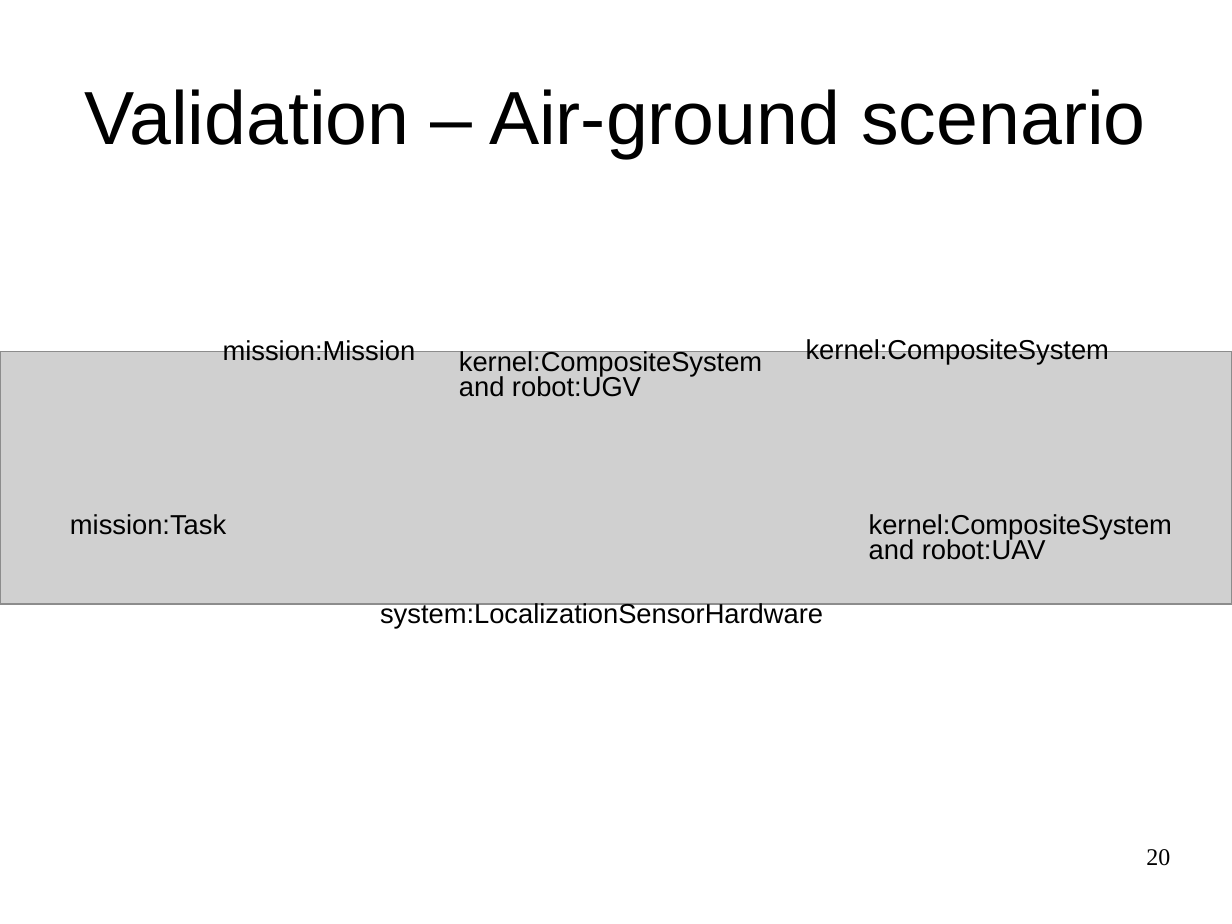
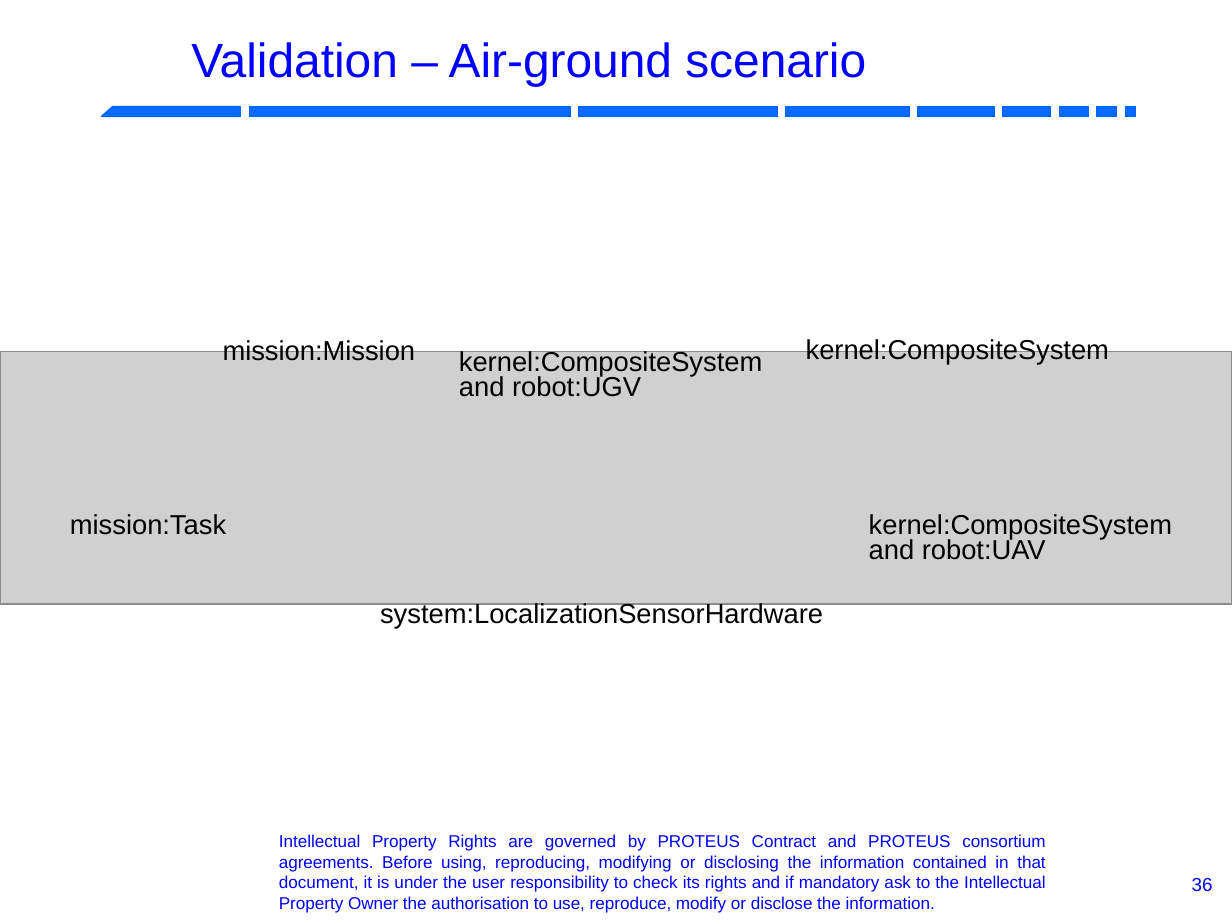
Before and after one commit to RobotML/RobotML, a slide deck: slide 36 of Ontologies/ORA/Meetings/20131103-IROS-Tokyo/R4.1.6-P5.9-ARoboticOntology.odp (slide 20 before the commit). Drawn at 1232x924 pixels with LibreOffice and Linux fonts; fonts in the diff are those of the drawing; grey boxes stand for pictures; background and template pictures are left out. Boxes give left, top, right and bottom in pixels: in the first picture for what was removed or moved away, otherwise in the second. Text is boxed around its words. In the diff, an @@ line names an element or a change of style, - is before the commit and + after.

```diff
--- a/Ontologies/ORA/Meetings/20131103-IROS-Tokyo/R4.1.6-P5.9-ARoboticOntology.odp
+++ b/Ontologies/ORA/Meetings/20131103-IROS-Tokyo/R4.1.6-P5.9-ARoboticOntology.odp
@@ title "Validation – Air-ground scenario": place and size @@
-title "Validation – Air-ground scenario" at <box>85,89,1145,158</box>
+title "Validation – Air-ground scenario" at <box>191,42,866,86</box>
@@ title "Validation – Air-ground scenario" at <box>191,42,866,86</box>: size 44 to 28 pt, text colour #000000 to #0000FF @@
@@ group added at <box>102,107,1136,117</box>: 8 rectangles, 1 freeform shape @@
@@ text added at <box>279,834,1046,913</box>, 10 pt, text #0000FF @@
+Intellectual Property Rights are governed by PROTEUS Contract and PROTEUS consortium agreements. Before using, reproducing, modifying or disclosing the information contained in that document, it is under the user responsibility to check its rights and if mandatory ask to the Intellectual Property Owner the authorisation to use, reproduce, modify or disclose the information.
@@ page number removed at <box>1146,849,1170,866</box> @@
-20
@@ page number added at <box>1192,878,1213,892</box>, 11 pt, text #0000FF @@
+36
```
Also in this commit, not shown: 18 other slides changed, 16 slides added, 5 slides removed.
